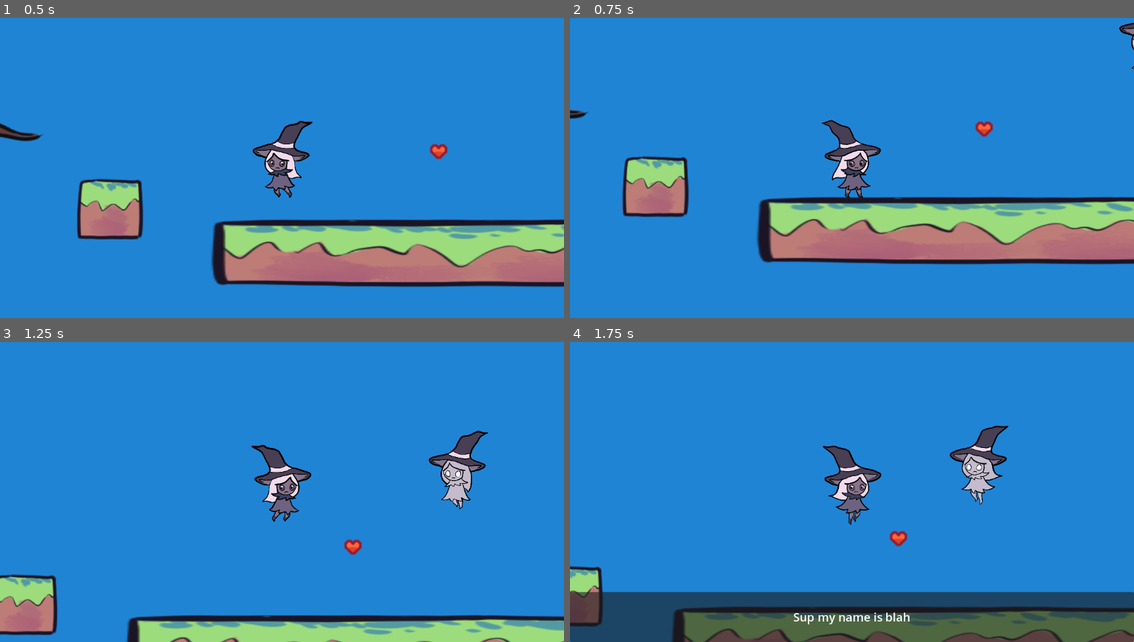
Above: before the commit, frames 1-4 (two rows, left to right).
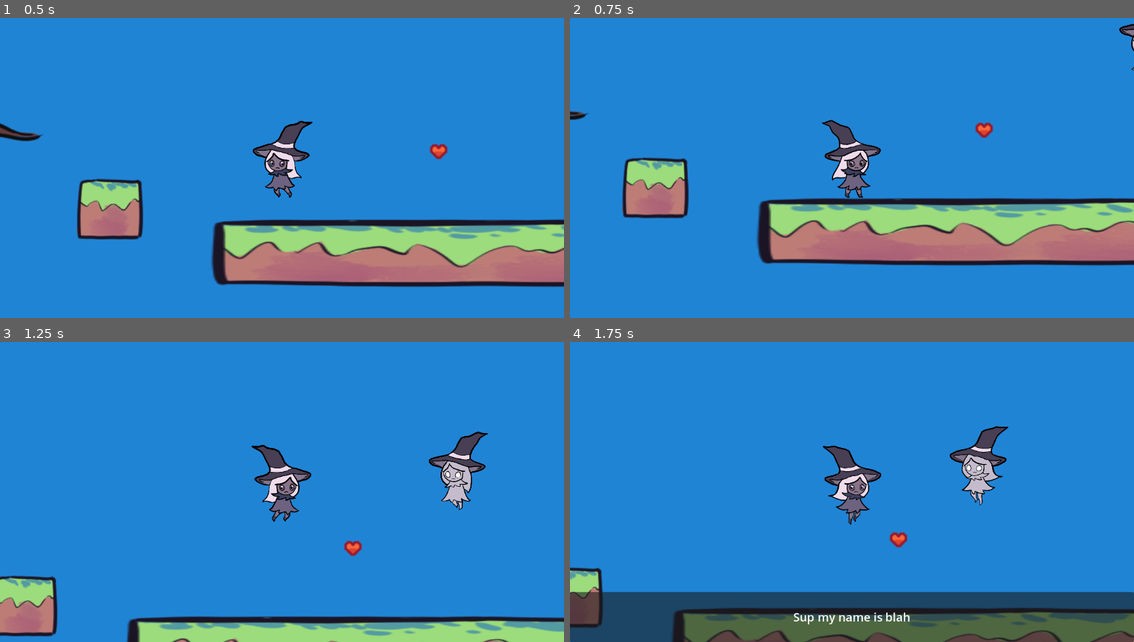
Above: after the commit, the same moments.

Repository: bramblestars/Scream-Jam-2023
Game: Godot game, scene res://Scenes/Levels/main_scene.tscn
Same seed, same stepped clock (60 frames per second), same inputs: the game is played once before the commit and once after it.
Inputs:
- Up to frame 1 (0.5 s): no input
- Up to frame 2 (0.75 s): tap Enter (interact) at 0.5, 0.6 s; hold Right (moveRight) from 0.53 s (still down)
- Up to frame 3 (1.25 s): keep holding Right (moveRight); tap Space (jump) at 0.77 s
- Up to frame 4 (1.75 s): keep holding Right (moveRight); tap K (test) at 1.35 s; tap Space (jump) at 1.52 s

Frame 1 is identical in both runs. In frame 2, 4.0% of the frame differs, in the area x 0-100%, y 1-83%; in frame 3, 2.9%; in frame 4, 2.1%.

Commit message:
change collider size and add more inputs

Diff:
--- a/Scenes/Object Templates/player.tscn
+++ b/Scenes/Object Templates/player.tscn
@@ -173,6 +173,8 @@
 hframes = 11
 
 [node name="CollisionShape2D" type="CollisionShape2D" parent="."]
+position = Vector2(0, 13)
+scale = Vector2(1, 0.6)
 shape = SubResource("CapsuleShape2D_kr033")
 
 [node name="Camera2D" type="Camera2D" parent="."]
--- a/Scripts/Options.gd
+++ b/Scripts/Options.gd
@@ -8,7 +8,7 @@
 var hidden : bool = false
 var dialogue : bool = false
 var dialogueIndex : int = 0
-var textValues : Array = ["Hi", "Bye", "See"]
+@export var textValues : Array = ["Hi", "Bye", "See"]
 # Called when the node enters the scene tree for the first time.
 func _ready():
 	optionMenu.hide()
--- a/project.godot
+++ b/project.godot
@@ -34,11 +34,13 @@
 moveLeft={
 "deadzone": 0.5,
 "events": [Object(InputEventKey,"resource_local_to_scene":false,"resource_name":"","device":0,"window_id":0,"alt_presse …(181 unchanged characters)…
+, Object(InputEventKey,"resource_local_to_scene":false,"resource_name":"","device":-1,"window_id":0,"alt_pressed":false,"shift_pressed":false,"ctrl_pressed":false,"meta_pressed":false,"pressed":false,"keycode":0,"physical_keycode":65,"key_label":0,"unicode":97,"echo":false,"script":null)
 ]
 }
 moveRight={
 "deadzone": 0.5,
 "events": [Object(InputEventKey,"resource_local_to_scene":false,"resource_name":"","device":-1,"window_id":0,"alt_press …(182 unchanged characters)…
+, Object(InputEventKey,"resource_local_to_scene":false,"resource_name":"","device":-1,"window_id":0,"alt_pressed":false,"shift_pressed":false,"ctrl_pressed":false,"meta_pressed":false,"pressed":false,"keycode":0,"physical_keycode":68,"key_label":0,"unicode":100,"echo":false,"script":null)
 ]
 }
 test={
